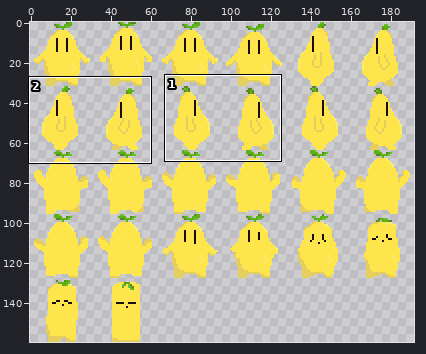
Sprite sheet, stored at pic/sprites/Cheliki/mikro_cheliki.png. Above: a wide view before the commit, with the close-up outlined.
Close-up. Old version:
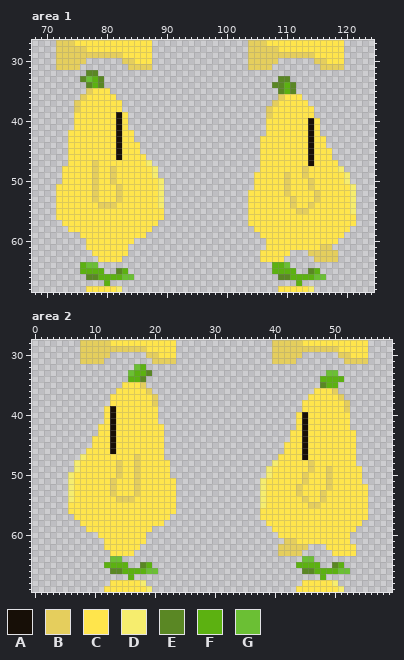
The file is 192x160 pixels. Colours within 5 levels of each other are drawn and written as one. Shown: area 1: x 68..124, y 27..68; area 2: x 0..59, y 28..69. The commit also changed other parts of the picture, which this record leaves out.
Palette (. is transparent): A #170f07  B #e5ce5d  C #ffe54c  D #f6ed6e  E #5a8724  F #5cb111  G #6bbf34
Pixels before, area 1, first column x 72:
27 BBBCCCCCCCCCCCCC................BBBCCCCCCCCCCCCC..
28 BBBBBCCCCCCCCCCC................BBBBBCCCCCCCCCCC..
29 BBBBBBBBBBBCCCCC................BBBBBBBBBBBCCCCC..
30 BBBBB......BBCCC................BBBBB......BBCCC..
31 BBBB........BBBB................BBBB........BBBB..
32 .....EE...........................................
33 ....EGFE.............................EE...........
34 .....EFE............................EEFE..........
35 .....BCCC............................EFE..........
36 ....BCCCCC...........................BCCC.........
37 ...BCCCCCCC.........................BCCCCC........
38 ...BCCCCCCC........................BCCCCCCC.......
39 ...CCCCCCCAC.......................BCCCCCCC.......
40 ...CCCCCCCAC.......................CCCCCCCAC......
41 ...CCCCCCCAC.......................CCCCCCCAC......
42 ..CCCCCCCCACC......................CCCCCCCAC......
43 ..CCCCCCCCACC.....................CCCCCCCCACC.....
44 ..CCCCCCCCACCC....................CCCCCCCCACC.....
45 ..CCCCCCCCACCC....................CCCCCCCCACCC....
46 ..CCCCCCCCACCCC...................CCCCCCCCACCC....
47 ..CCCCBCCCCCCCCD..................CCCCCCCCACCCC...
48 .CCCCCBCCBCCCCCCD.................CCCCCCCBCCCCCD..
49 .CCCCCBCCBCCCCCCD................CCCCCBCCBCCCCCCD.
50 .CCCCCBCCBCCCCCCCD...............CCCCCBCCCBCCCCCD.
51 CCCCCCBCCCBCCCCCCD...............CCCCCBCCCBCCCCCCD
52 CCCCCCBCCCBCCCCCCD..............CCCCCCBCCCCBCCCCCD
53 CCCCCCBCCCBCCCCCCD..............CCCCCCCBCCCBCCCCCD
54 CCCCCCCBBBCCCCCCCD..............CCCCCCCBCCBCCCCCCD
55 CCCCCCCCCCCCCCCCCC..............CCCCCCCCBBCCCCCCCD
56 CCCCCCCCCCCCCCCCCC..............CCCCCCCCCCCCCCCCCC
57 .CCCCCCCCCCCCCCCC...............CCCCCCCCCCCCCCCCCC
58 ..CCCCCCCCCCCCCC.................CCCCCCCCCCCCCCCC.
59 ....CCCCCCCCCCC...................CCCCCCCCCCCCCC..
60 .....CCCCCCCC......................CCCCCCCCCCCC...
61 .....CCCCCCC.......................CCCCCCCCCBB....
62 ......CCCCCC......................CCCCC...BBBBB...
63 .......CCCC.......................CCCC.....BBBB...
64 ....FGG.............................FFG...........
65 ....FFFF..EF........................FFFF..EF......
66 .....EEFFFFGG........................EEFFFFGG.....
67 ........F...............................F.........
68 .....CCCCCD..........................CCCCCD.......
Pixels before, area 2 (only the part around the change), first column x 1:
28 .......BBBBBCCCCCCCCCCC................BBBBBCCCCCCCCCCC....
29 .......BBBBBBBBBBBCCCCC................BBBBBBBBBBBCCCCC....
30 .......BBBBB......BBCCC................BBBBB......BBCCC....
31 .......BBBB........BBBB................BBBB........BBBB....
32 ................GF.........................................
33 ...............GFFE.............................GG.........
34 ...............FFE.............................FFFF........
35 ..............CCCB.............................EFF.........
36 .............CCCCCB...........................CCCB.........
37 ............CCCCCCCB.........................CCCCCB........
38 ............CCCCCCCB........................CCCCCCCB.......
39 ...........CACCCCCCC........................CCCCCCCB.......
40 ...........CACCCCCCC.......................CACCCCCCC.......
41 ...........CACCCCCCC.......................CACCCCCCC.......
42 ..........CCACCCCCCCC......................CACCCCCCC.......
43 ..........CCACCCCCCCC.....................CCACCCCCCCC......
44 .........CCCACCCCCCCC.....................CCACCCCCCCC......
45 .........CCCACCCCCCCC....................CCCACCCCCCCC......
46 ........CCCCACCCCCCCC....................CCCACCCCCCCC......
47 .......DCCCCCCCCBCCCC...................CCCCACCCCCCCC......
48 ......DCCCCCCBCCBCCCCC.................DCCCCCBCCCCCCC......
49 ......DCCCCCCBCCBCCCCC................DCCCCCCBCCBCCCCC.....
50 .....DCCCCCCCBCCBCCCCC................DCCCCCBCCCBCCCCC.....
51 .....DCCCCCCBCCCBCCCCCC..............DCCCCCCBCCCBCCCCC.....
52 .....DCCCCCCBCCCBCCCCCC..............DCCCCCBCCCCBCCCCCC....
53 .....DCCCCCCBCCCBCCCCCC..............DCCCCCBCCCBCCCCCCC....
54 .....DCCCCCCCBBBCCCCCCC..............DCCCCCCBCCBCCCCCCC....
55 .....CCCCCCCCCCCCCCCCCC..............DCCCCCCCBBCCCCCCCC....
56 .....CCCCCCCCCCCCCCCCCC..............CCCCCCCCCCCCCCCCCC....
57 ......CCCCCCCCCCCCCCCC...............CCCCCCCCCCCCCCCCCC....
58 .......CCCCCCCCCCCCCC.................CCCCCCCCCCCCCCCC.....
59 ........CCCCCCCCCCC....................CCCCCCCCCCCCCC......
60 ..........CCCCCCCC......................CCCCCCCCCCCC.......
61 ...........CCCCCCC.......................BBCCCCCCCCC.......
62 ...........CCCCCC.......................BBBBB...CCCCC......
63 ............CCCC........................BBBB.....CCCC......
64 ............GG..............................GG.............
65 ...........FFFF..EF........................FFFF..EF........
66 ............EEFFFFGG........................EEFFFFGG.......
67 ...............F...............................F...........
68 ............CCCCCD..........................CCCCCD.........
69 ...........CCCCCCCD........................CCCCCCCD........
After:
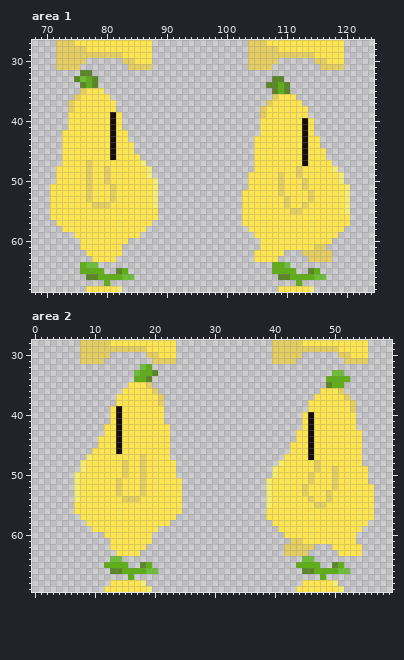
Difference:
Changed rows in their new state; - is an unchanged pixel.
Area 1:
first column x 71:
32 -----E-.-------------------------------------------
33 ----EGFE.----------------------------E-.-----------
34 -----EFE.---------------------------E-FE.----------
35 -----BC--.---------------------------EFE.----------
36 ----BC----.--------------------------BC--.---------
37 ---BC------.------------------------BC----.--------
38 ---BC------.-----------------------BC------.-------
39 ---C------AC.----------------------BC------.-------
40 ---C------AC.----------------------C------AC.------
41 ---C------AC.----------------------C------AC.------
42 --C-------AC-.---------------------C------AC.------
43 --C-------AC-.--------------------C-------AC-.-----
44 --C-------AC--.-------------------C-------AC-.-----
45 --C-------AC--.-------------------C-------AC--.----
46 --C-------AC---.------------------C-------AC--.----
47 --C---BC-------D.-----------------C-------AC---.---
48 -C----BC-BC-----D.----------------C------BC----D.--
49 -C----BC-BC-----D.---------------C----BC-BC-----D.-
50 -C----BC-BC------D.--------------C----BC--BC----D.-
51 C-----BC--BC-----D.--------------C----BC--BC-----D.
52 C-----BC--BC-----D.-------------C-----BC---BC----D.
53 C-----BC--BC-----D.-------------C------BC--BC----D.
54 C------B--C------D.-------------C------BC-BC-----D.
55 C-----------------.-------------C-------B-C------D.
56 C-----------------.-------------C-----------------.
57 -C---------------.--------------C-----------------.
58 --C-------------.----------------C---------------.-
59 ----C----------.------------------C-------------.--
60 -----C-------.---------------------C-----------.---
61 -----C------.----------------------C--------B-.----
62 ------C-----.---------------------C----.--B----.---
63 -------C---.----------------------C---.----B---.---
Area 2:
first column x 6:
32 -----------.GF-------------------------------------
33 ----------.G-FE----------------------------.-G-----
34 ----------.-FE----------------------------.---F----
35 ---------.--CB----------------------------.E-F-----
36 --------.----CB--------------------------.--CB-----
37 -------.------CB------------------------.----CB----
38 -------.------CB-----------------------.------CB---
39 ------.CA------C-----------------------.------CB---
40 ------.CA------C----------------------.CA------C---
41 ------.CA------C----------------------.CA------C---
42 -----.-CA-------C---------------------.CA------C---
43 -----.-CA-------C--------------------.-CA-------C--
44 ----.--CA-------C--------------------.-CA-------C--
45 ----.--CA-------C-------------------.--CA-------C--
46 ---.---CA-------C-------------------.--CA-------C--
47 --.D-------CB---C------------------.---CA-------C--
48 -.D-----CB-CB----C----------------.D----CB------C--
49 -.D-----CB-CB----C---------------.D-----CB-CB----C-
50 .D------CB-CB----C---------------.D----CB--CB----C-
51 .D-----CB--CB-----C-------------.D-----CB--CB----C-
52 .D-----CB--CB-----C-------------.D----CB---CB-----C
53 .D-----CB--CB-----C-------------.D----CB--CB------C
54 .D------C--B------C-------------.D-----CB-CB------C
55 .-----------------C-------------.D------C-B-------C
56 .-----------------C-------------.-----------------C
57 -.---------------C--------------.-----------------C
58 --.-------------C----------------.---------------C-
59 ---.----------C-------------------.-------------C--
60 -----.-------C---------------------.-----------C---
61 ------.------C----------------------.-B--------C---
62 ------.-----C----------------------.----B--.----C--
63 -------.---C-----------------------.---B----.---C--
Changed places in both close-ups, as pixel boxes (x1, y1, x2, y2):
changed: (50, 70, 164, 262)
changed: (242, 76, 356, 262)
changed: (68, 364, 182, 556)
changed: (260, 370, 374, 556)
